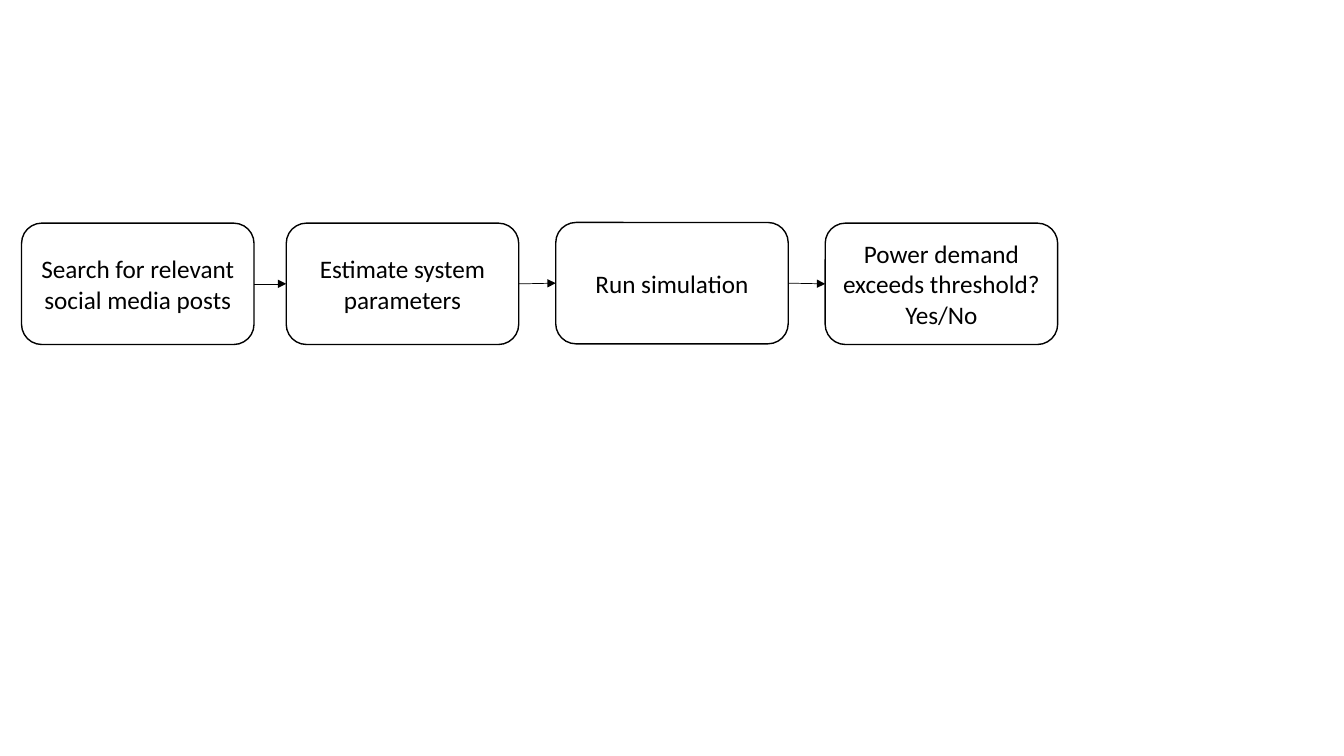
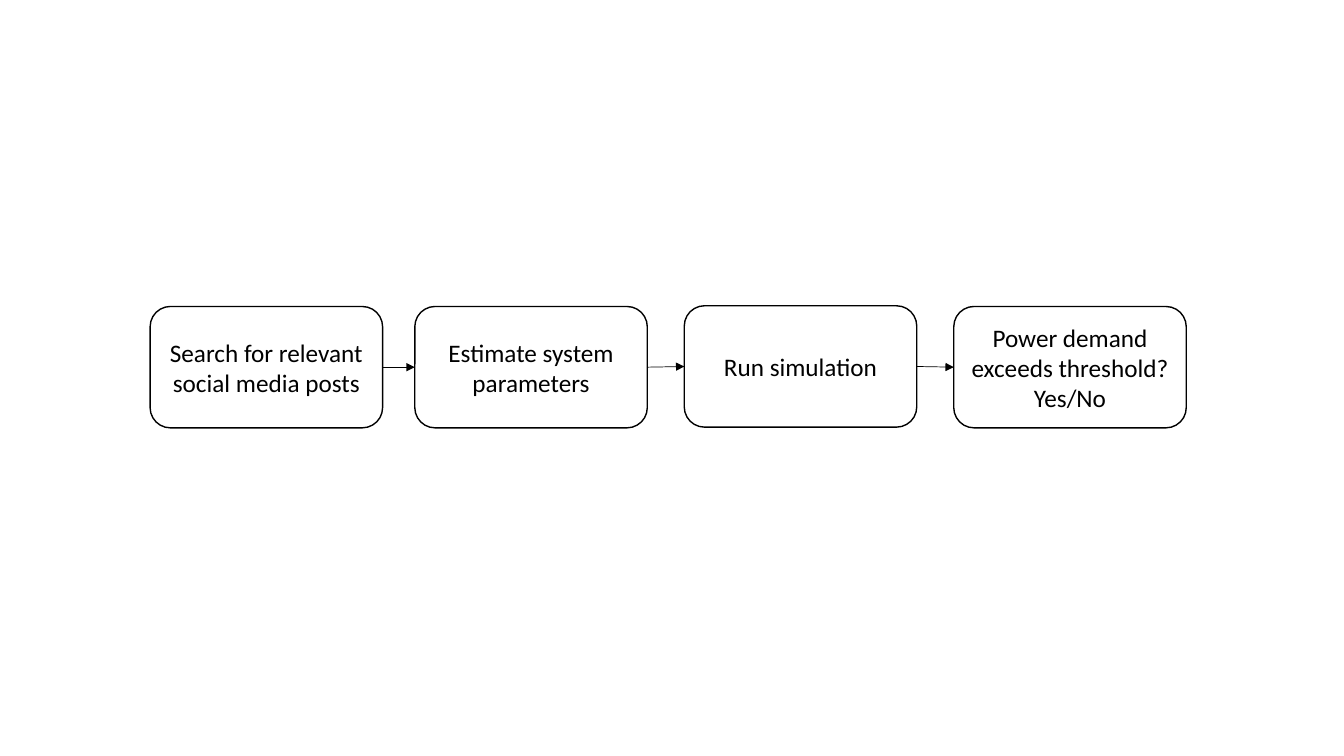
Before and after one commit to isabella-grieser/Modeling-and-Monitoring-Social-Media-Dynamics-to-predict-Electricity-Demand-Peaks, a slide deck: slide 3 of presentations/GrafikenThesis.pptx. Drawn at 1344x756 pixels with LibreOffice and Linux fonts; fonts in the diff are those of the drawing. Boxes give left, top, right and bottom in pixels: in the first picture for what was removed or moved away, otherwise in the second. Text is boxed around its words. In the diff, an @@ line names an element or a change of style, - is before the commit and + after.

```diff
--- a/presentations/GrafikenThesis.pptx
+++ b/presentations/GrafikenThesis.pptx
@@ 4 rounded rectangles, 3 arrows: place and size @@
-4 rounded rectangles, 3 arrows at bbox=[21, 223, 1059, 344]
+4 rounded rectangles, 3 arrows at bbox=[150, 306, 1187, 427]
```
Also in this commit, not shown: 2 other slides changed, 16 other files.
